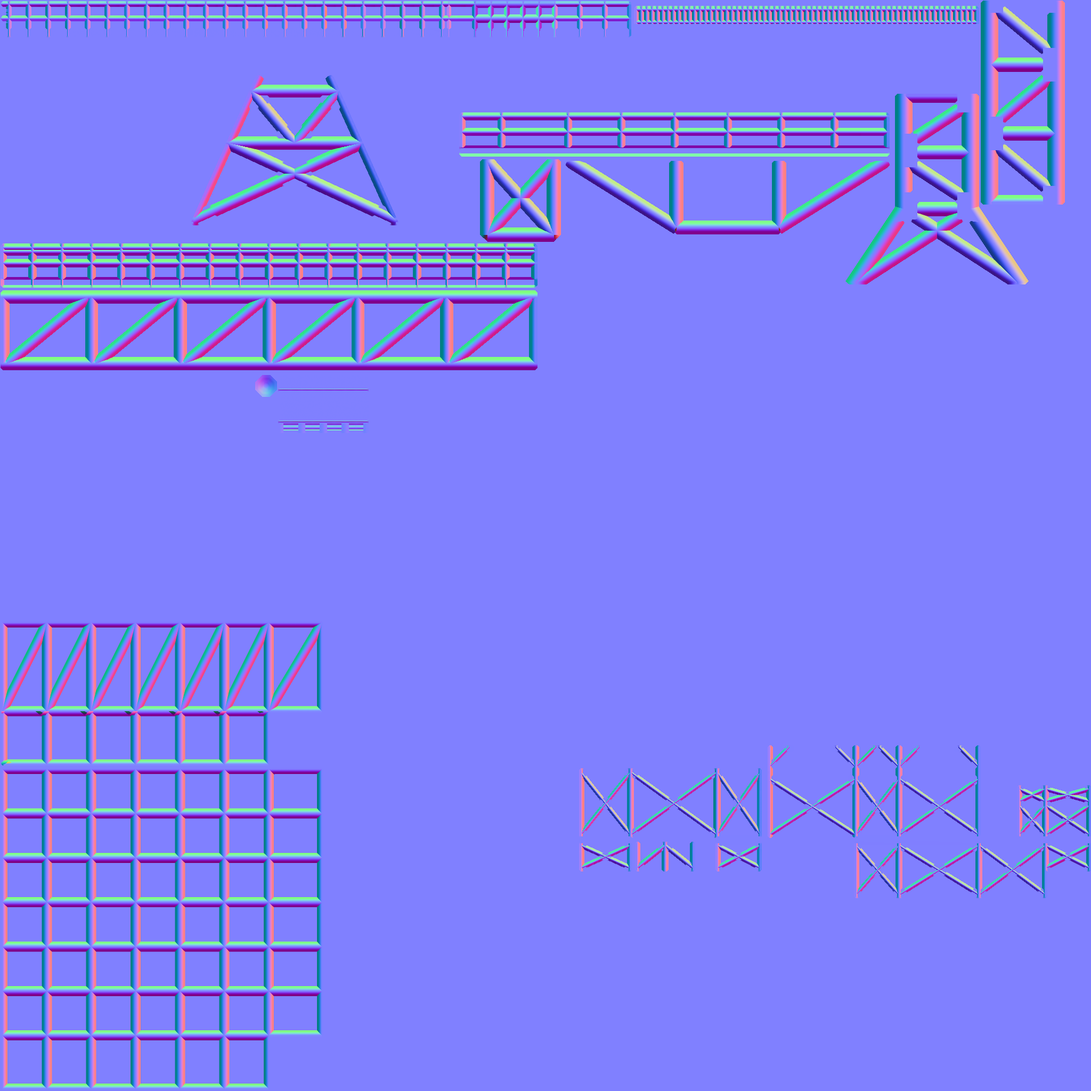
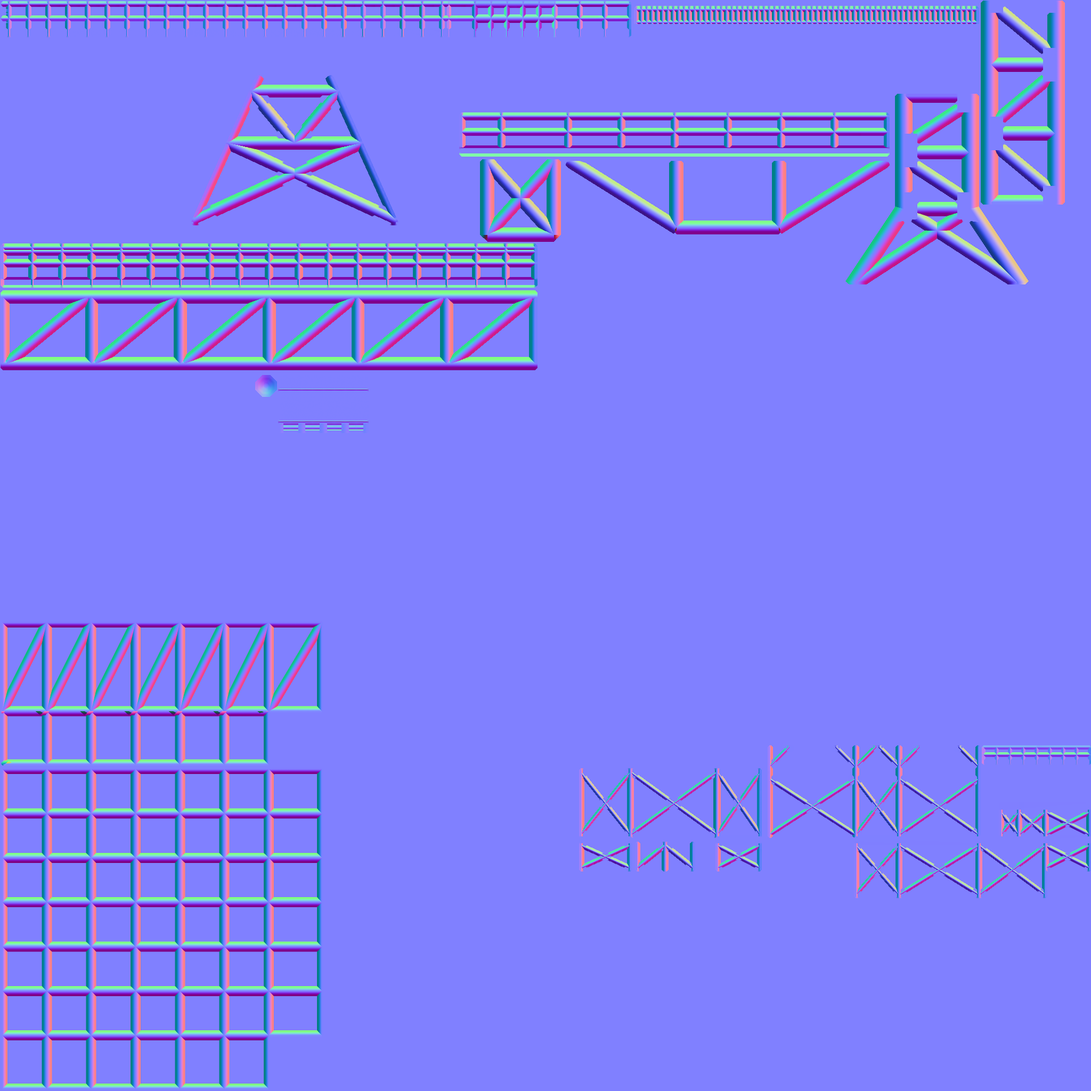
Comparing the layer stacks of the two 1091 × 1091 images. Changes:
painted on "normalmap" over [982, 745, 1091, 863]
